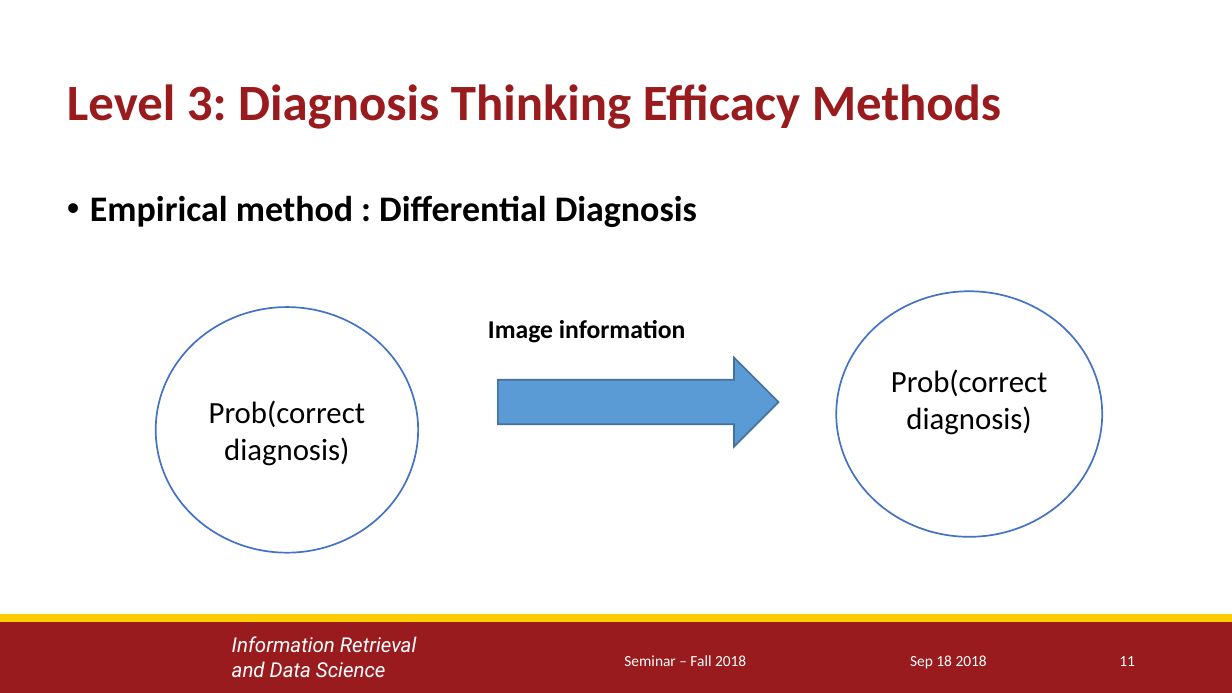
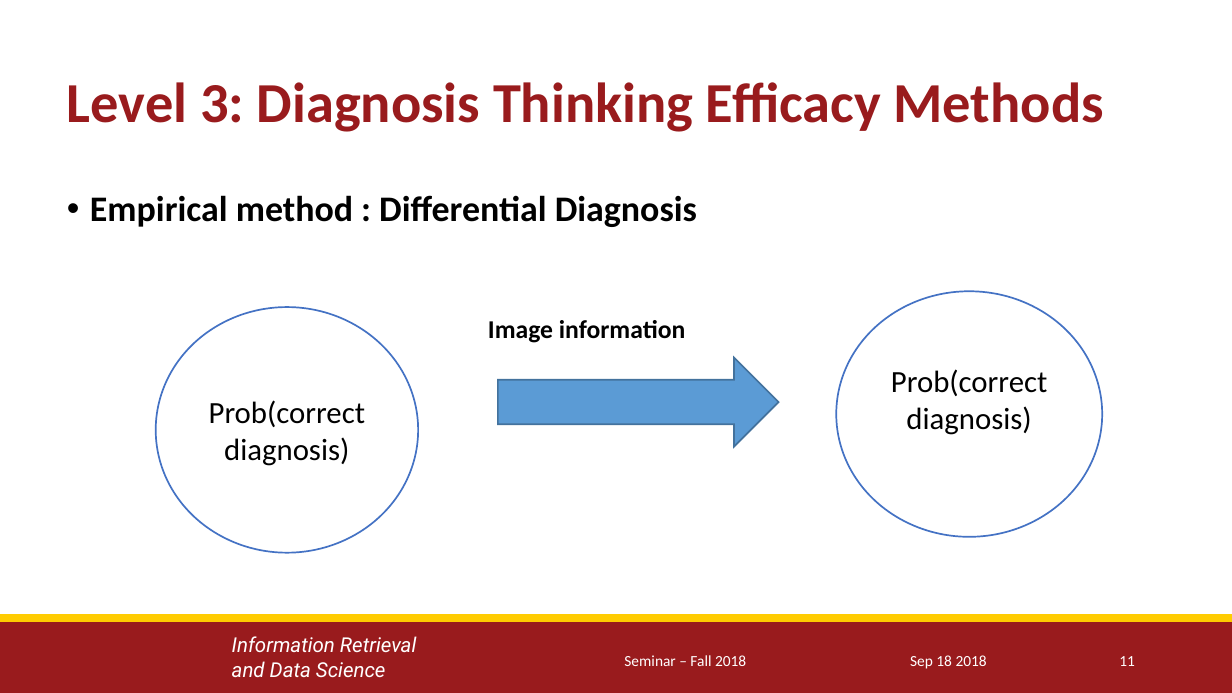
Before and after one commit to yuesOctober/survey, a slide deck: slide 11 of Presentation_1.pptx. Drawn at 1232x693 pixels with LibreOffice and Linux fonts; fonts in the diff are those of the drawing; background and template pictures are left out. Boxes give left, top, right and bottom in pixels: in the first picture for what was removed or moved away, otherwise in the second. Text is boxed around its words. In the diff, an @@ line names an element or a change of style, - is before the commit and + after.

```diff
--- a/Presentation_1.pptx
+++ b/Presentation_1.pptx
@@ title "Level 3: Diagnosis Thinking Efficacy ..." at <box>67,82,1104,132</box>: size 29.7 to 33 pt @@
```
Also in this commit, not shown: 2 other slides changed, 5 slides added.
